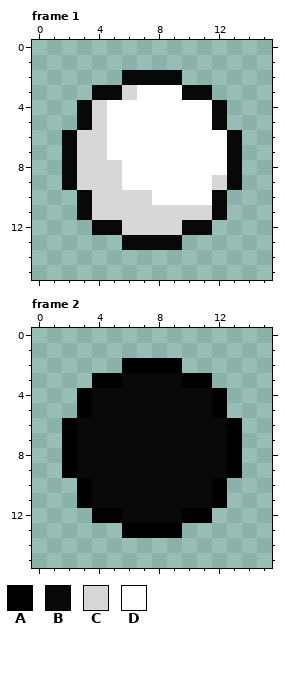
Two versions of one pixel-art file, Archivos Aseprite/UI/OrbUI.aseprite. Above is the file before it was changed.
16x16 pixels, 2 frames. Colours within 5 levels of each other are drawn and written as one. Shown: frame 1, frame 2.
Palette (. is transparent): A #000000  B #080808  C #d7d7d7  D #ffffff
Pixels before, frame 1, first column x 2:
 2 ....BBBB....
 3 ..BBCDDDBB..
 4 .BCDDDDDDDB.
 5 .BCDDDDDDDB.
 6 BCCDDDDDDDDB
 7 BCCDDDDDDDDB
 8 BCCCDDDDDDDB
 9 BCCCDDDDDDCB
10 .BCCCCDDDDB.
11 .BCCCCCCCCB.
12 ..BBCCCCBB..
13 ....BBBB....
Pixels before, frame 2, first column x 2:
 2 ....AAAA....
 3 ..AABBBBAA..
 4 .ABBBBBBBBA.
 5 .ABBBBBBBBA.
 6 ABBBBBBBBBBA
 7 ABBBBBBBBBBA
 8 ABBBBBBBBBBA
 9 ABBBBBBBBBBA
10 .ABBBBBBBBA.
11 .ABBBBBBBBA.
12 ..AABBBBAA..
13 ....AAAA....
Now the later version:
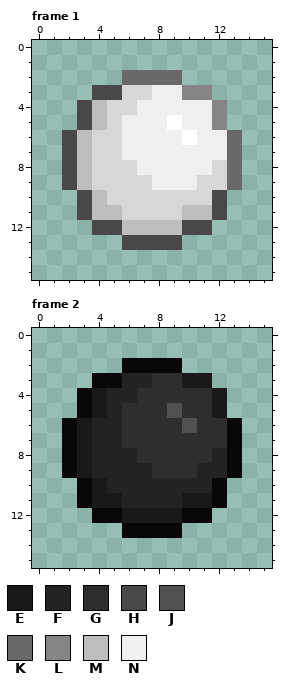
Colours new in this view: E #191919  F #232323  G #2e2e2e  H #484848  J #505050  K #696969  L #858585  M #bdbdbd  N #efefef
What changed:
layer "OLD" added
layer "Layer 1" added
layer "Layer" removed
Changed rows in their new state; - is an unchanged pixel.
Frame 1, layer "Layer 1":
first column x 2:
 2 ----KKKK----
 3 --HH-CNNLL--
 4 -HMCCNNNNNL-
 5 -HMCNNN-NNL-
 6 HM-CNNNN-NNK
 7 HM-CNNNNNNNK
 8 HM--CNNNNNCK
 9 HM--CCNNNC-K
10 -HM---CCCCH-
11 -HMM----MMH-
12 --HHMMMMHH--
13 ----HHHH----
Frame 2, layer "Layer 1":
first column x 2:
 2 ----BBBB----
 3 --BBFFGGEE--
 4 -BEFFGGGGGE-
 5 -BEFGGGJGGE-
 6 BEFFGGGGJGGB
 7 BEFFGGGGGGGB
 8 BEFFFGGGGGFB
 9 BEFFFFGGGFFB
10 -BEFFFFFFFB-
11 -BEEFFFFEEB-
12 --BBEEEEBB--
13 ----BBBB----
Changed places in both pictures, as pixel boxes (x1, y1, x2, y2):
changed: (62, 70, 242, 250)
changed: (62, 358, 242, 538)
